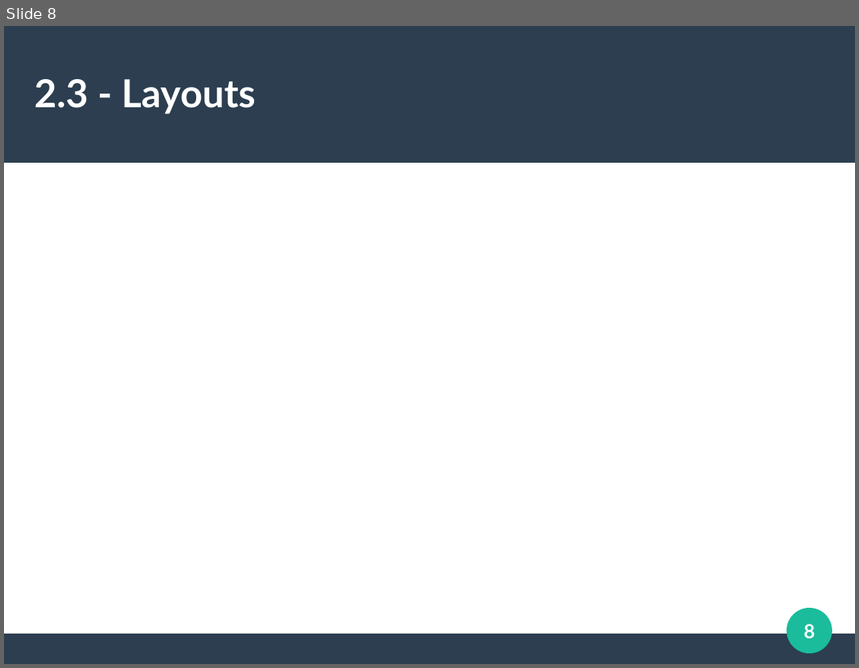
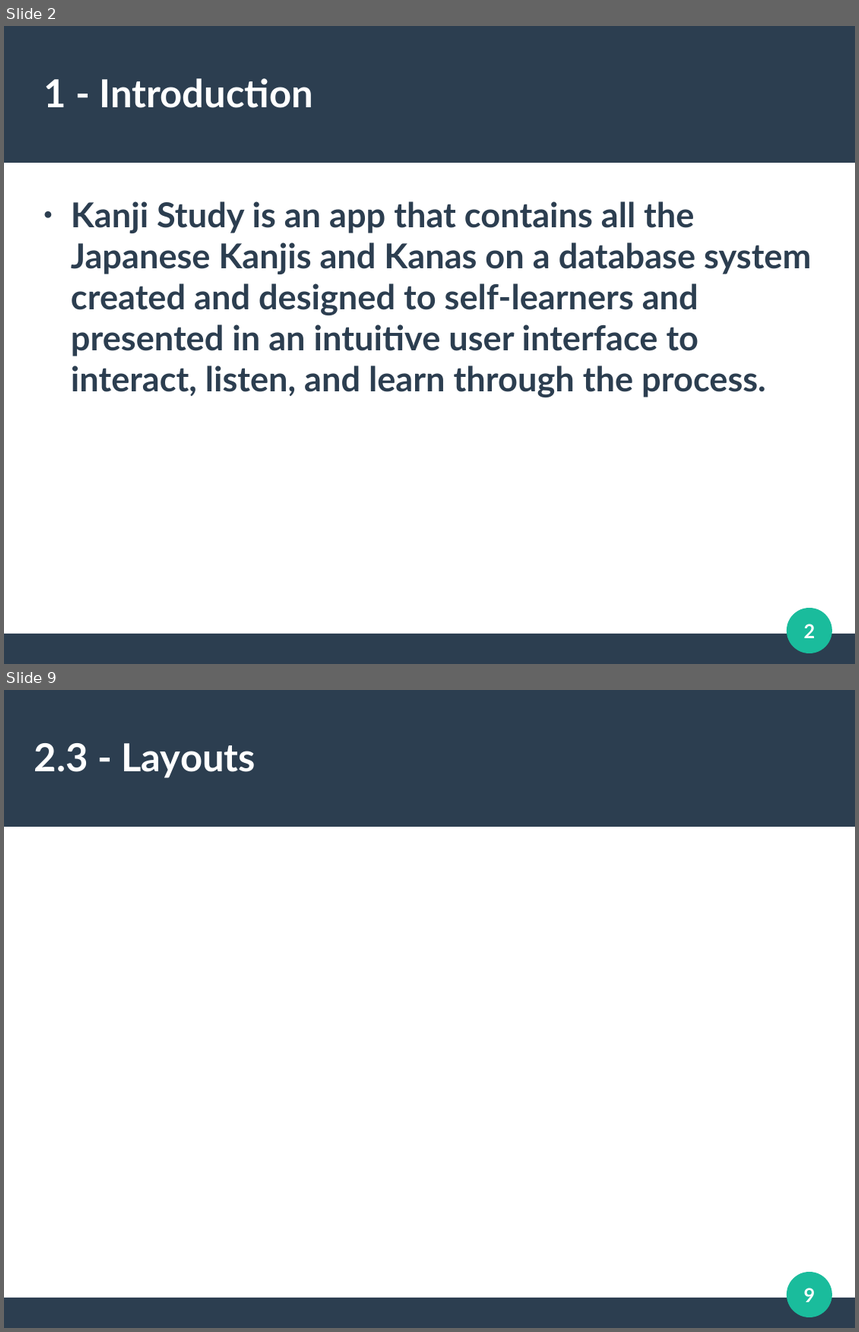
Before and after one commit to sergioparamo/kanjistudy, a slide deck: description/KanjiStudyPresentation.odp. Shown one above the other, each under a label of ours: slide 8 before the commit, slides 2 and 9 after it; the slides between them are not shown. The pictures are 859x668 and 859x1332 pixels, drawn with LibreOffice and Linux fonts; fonts in the diff are those of the drawing. Boxes give left, top, right and bottom in pixels: in the first picture for what was removed or moved away, otherwise in the second. Text is boxed around its words. In the diff, an @@ line names an element or a change of style, - is before the commit and + after.

```diff
--- a/description/KanjiStudyPresentation.odp
+++ b/description/KanjiStudyPresentation.odp
@@ slide 2 added at bbox=[4, 26, 855, 664], background #FFFFFF; not listed: 3 template elements that a slide beside it also shows @@
@@ title added at bbox=[44, 78, 313, 108], 36 pt, text #FFFFFF, bold @@
+1 - Introduction
@@ text added at bbox=[71, 202, 811, 398], 32 pt, text #2C3E50, bold @@
+● Kanji Study is an app that contains all the Japanese Kanjis and Kanas on a database system created and designed to self-learners and presented in an intuitive user interface to interact, listen, and learn through the process.
@@ page number added at bbox=[804, 624, 816, 639], 18 pt, text #FFFFFF, bold @@
+2
@@ what was slide 8 is now slide 9 @@
@@ page number at bbox=[804, 1288, 816, 1303]: text changed @@
-8
+9
```
Also in this commit, not shown: 3 slides changed, 4 other slides added, 4 slides removed, 15 other files.
